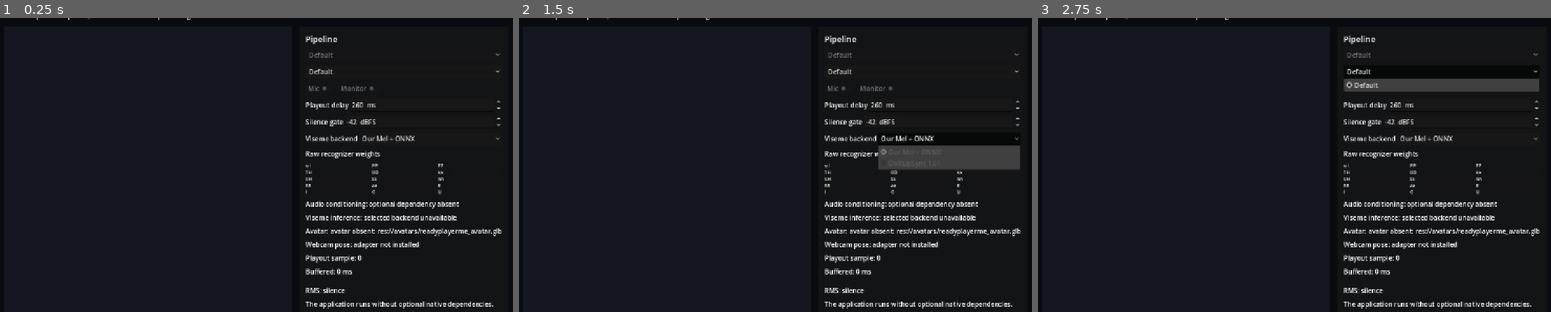
Above: before the commit, frames 1-3 (left to right).
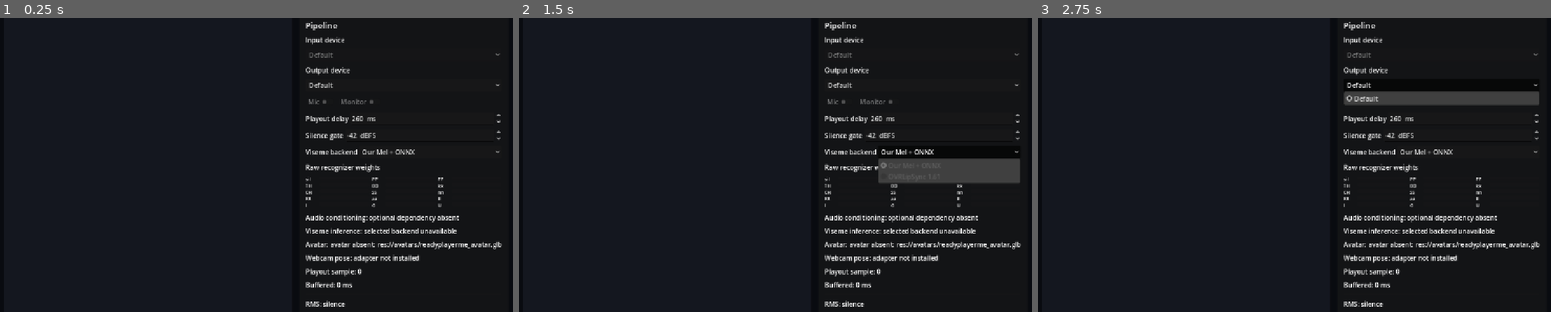
Above: after the commit, the same moments.

Repository: goatchurchprime/godot-vtuber
Game: Godot game, scene res://main.tscn
Two runs of this game, one before a commit and one after it. Both use one fixed random seed, a clock stepped at 60 frames per second and the inputs below.
Inputs:
- Up to frame 1 (0.25 s): no input
- Up to frame 2 (1.5 s): click "Default" at 0.5 s; click "Our Mel + ONNX" at 1.25 s
- Up to frame 3 (2.75 s): click "Default" at 2 s

The runs differ from the first frame. In frame 1, 4.7% of the frame differs, in the area x 7-98%, y 0-99%; in frame 2, 6.8%; in frame 3, 7.8%.

Commit message:
Label audio device selectors

Diff:
--- a/main.tscn
+++ b/main.tscn
@@ -106,9 +106,17 @@
 theme_override_font_sizes/font_size = 20
 text = "Pipeline"
 
+[node name="InputDeviceLabel" type="Label" parent="Margin/Rows/Columns/Diagnostics/Margin/Rows"]
+layout_mode = 2
+text = "Input device"
+
 [node name="InputDevice" type="OptionButton" parent="Margin/Rows/Columns/Diagnostics/Margin/Rows"]
 unique_name_in_owner = true
 layout_mode = 2
+
+[node name="OutputDeviceLabel" type="Label" parent="Margin/Rows/Columns/Diagnostics/Margin/Rows"]
+layout_mode = 2
+text = "Output device"
 
 [node name="OutputDevice" type="OptionButton" parent="Margin/Rows/Columns/Diagnostics/Margin/Rows"]
 unique_name_in_owner = true
